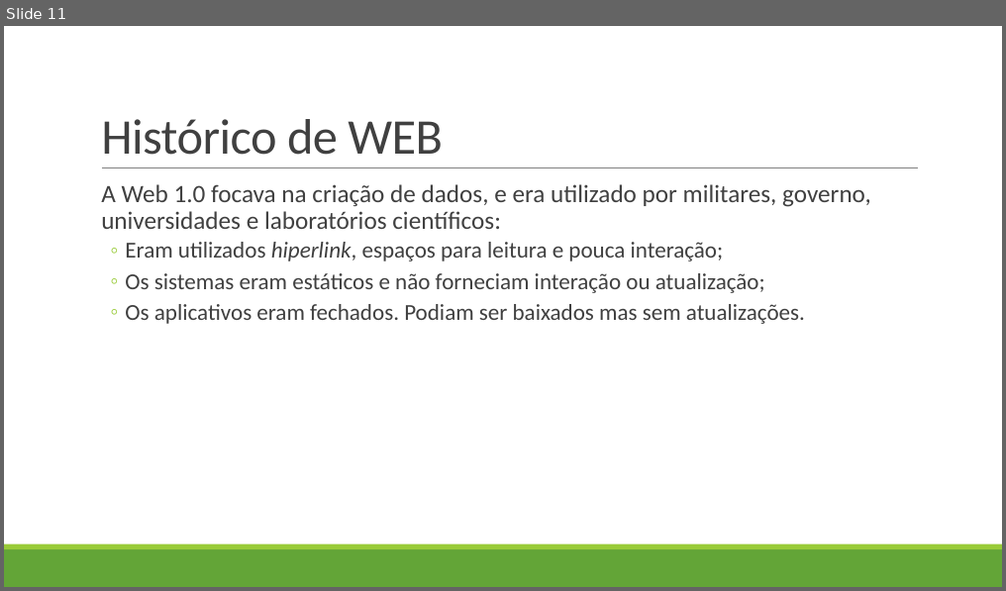
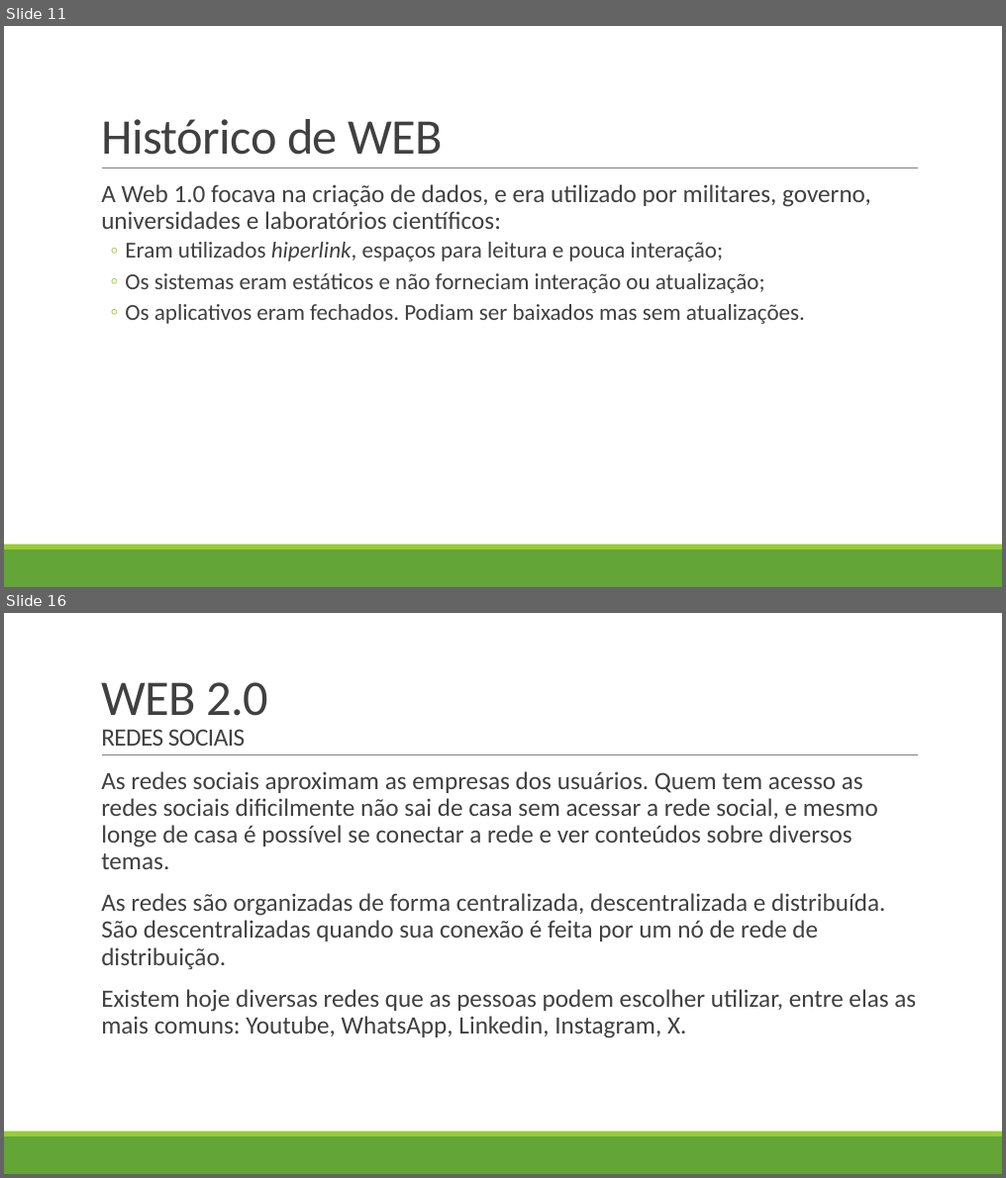
Before and after one commit to LucasHerculanoAmaro/Minhas-Aulas, a slide deck: Euripedes Simões de Paula/Gestão de Conteúdo WEB II/Aula 2/Web 2.0 e mídia social.pptx. Shown one above the other, each under a label of ours: slide 11 before the commit, slides 11 and 16 after it; the slides between them are not shown. The pictures are 1006x591 and 1006x1178 pixels, drawn with LibreOffice and Linux fonts; fonts in the diff are those of the drawing. Boxes give left, top, right and bottom in pixels: in the first picture for what was removed or moved away, otherwise in the second. Text is boxed around its words. In the diff, an @@ line names an element or a change of style, - is before the commit and + after.

```diff
--- a/Euripedes Simões de Paula/Gestão de Conteúdo WEB II/Aula 2/Web 2.0 e mídia social.pptx
+++ b/Euripedes Simões de Paula/Gestão de Conteúdo WEB II/Aula 2/Web 2.0 e mídia social.pptx
@@ slide 16 added at (4, 613, 1002, 1174), background #FFFFFF; not listed: 3 template elements that a slide beside it also shows @@
@@ title added at (101, 682, 268, 746), 24 pt, text #404040 @@
+WEB 2.0
+REDES SOCIAIS
@@ text added at (101, 771, 916, 1039), 24 pt, text #404040 @@
+  As redes sociais aproximam as empresas dos usuários. Quem tem acesso as redes sociais dificilmente não sai de casa sem acessar a rede social, e mesmo longe de casa é possível se conectar a rede e ver conteúdos sobre diversos temas.
+  As redes são organizadas de forma centralizada, descentralizada e distribuída. São descentralizadas quando sua conexão é feita por um nó de rede de distribuição.
+  Existem hoje diversas redes que as pessoas podem escolher utilizar, entre elas as mais comuns: Youtube, WhatsApp, Linkedin, Instagram, X.
```
Also in this commit, not shown: 1 slide changed, 6 other slides added, 1 other file.
